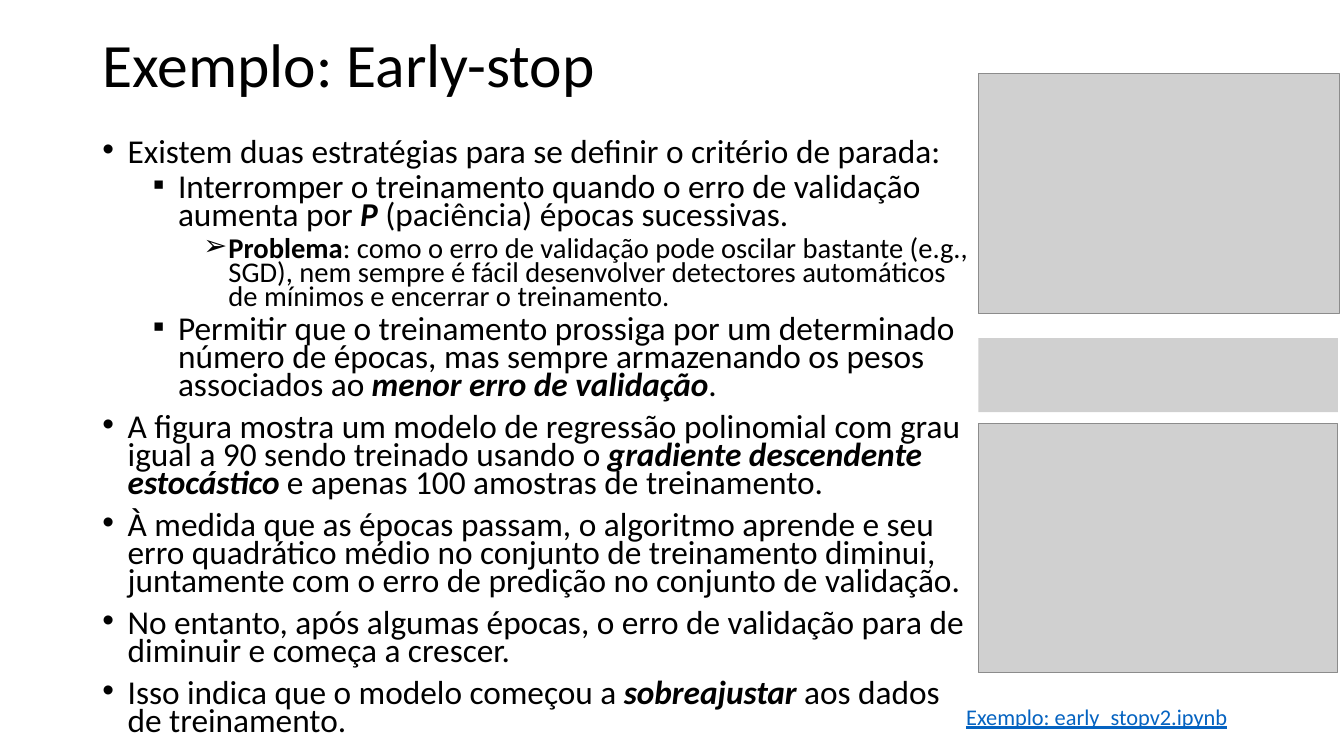
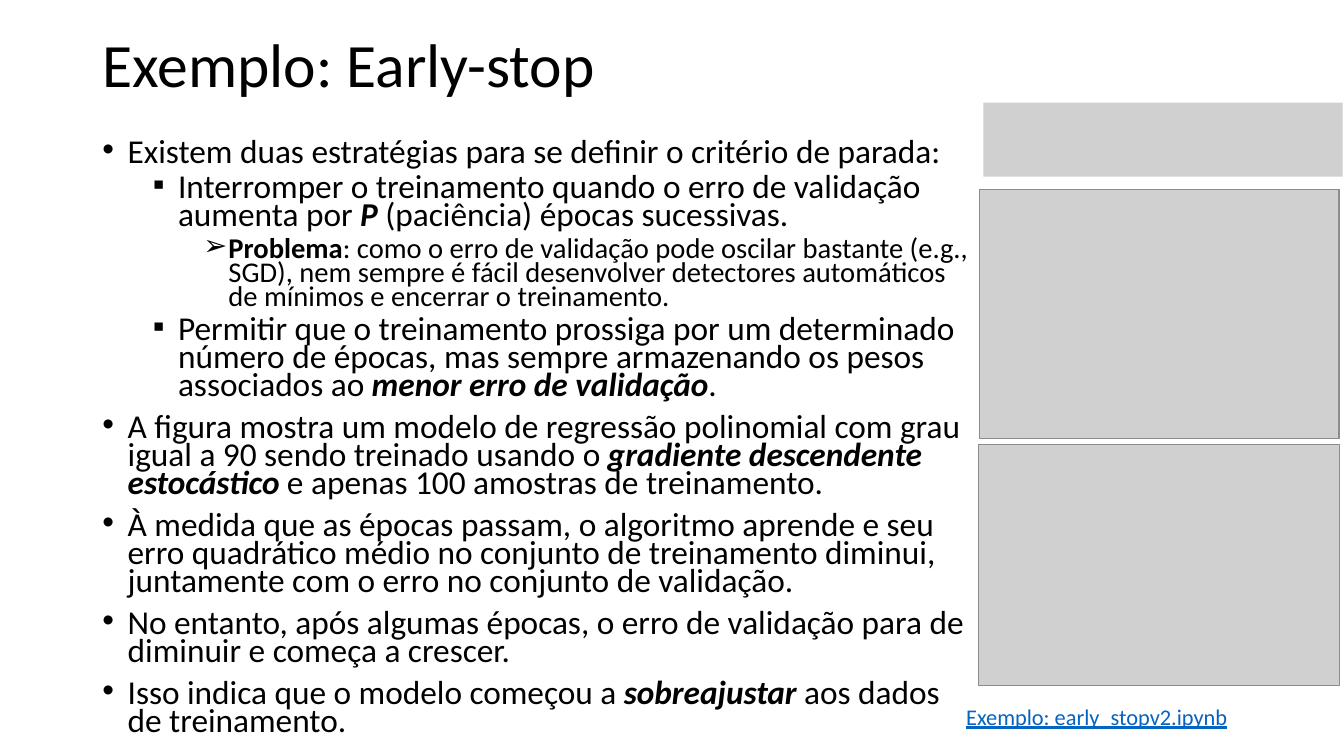
Before and after one commit to zz4fap/t319_aprendizado_de_maquina, a slide deck: slide 13 of slides/T319_Regressão_Linear (Parte VI).pptx. Drawn at 1344x756 pixels with LibreOffice and Linux fonts; fonts in the diff are those of the drawing; grey boxes stand for pictures. Boxes give left, top, right and bottom in pixels: in the first picture for what was removed or moved away, otherwise in the second. Text is boxed around its words. In the diff, an @@ line names an element or a change of style, - is before the commit and + after.

```diff
--- a/slides/T319_Regressão_Linear (Parte VI).pptx
+++ b/slides/T319_Regressão_Linear (Parte VI).pptx
@@ picture added at box(984, 103, 1344, 176) @@
@@ picture: place and size @@
-picture at box(979, 423, 1339, 673)
+picture at box(980, 190, 1340, 439)
@@ picture removed at box(979, 339, 1339, 412) @@
@@ picture: place and size @@
-picture at box(979, 74, 1340, 315)
+picture at box(979, 445, 1340, 686)
@@ text at box(128, 509, 935, 598): text changed @@
-• À medida que as épocas passam, o algoritmo aprende e seu erro quadrático médio no conjunto de treinamento diminui, juntamente com o erro de predição no conjunto de validação.
+• À medida que as épocas passam, o algoritmo aprende e seu erro quadrático médio no conjunto de treinamento diminui, juntamente com o erro no conjunto de validação.
```
Also in this commit, not shown: 9 other slides changed, 3 other files.
